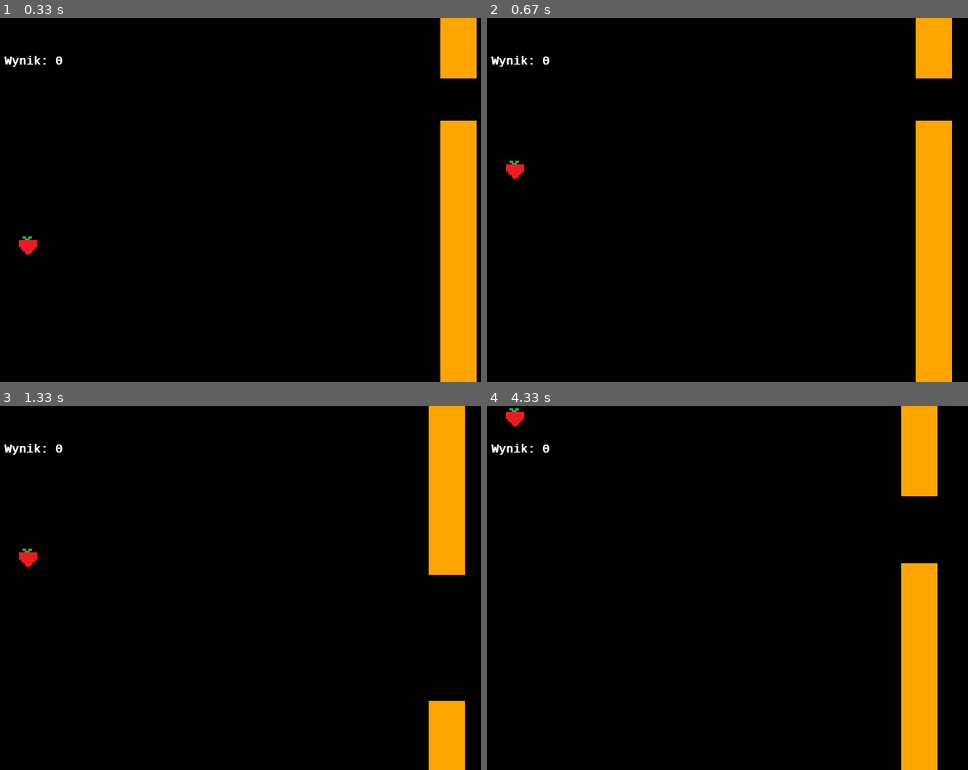
Above: before the commit, frames 1-4 (two rows, left to right).
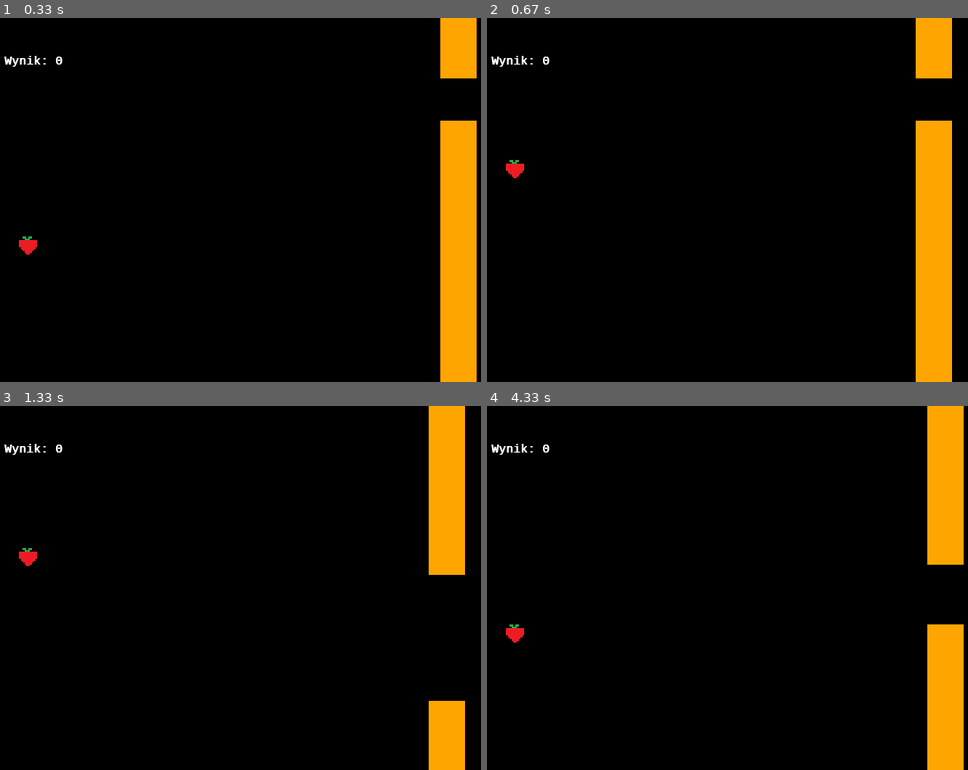
Above: after the commit, the same moments.

Repository: jedrus113/pygame
Game: pygame game, started from main.py
The game is run twice, just before and just after one commit, with the same random seed, the same clock (stepped at 60 frames per second) and the same inputs.
Inputs (mouse positions are in pixels of both pictures, inside the frame that each line leads up to):
- Up to frame 1 (0.33 s): no input
- Up to frame 2 (0.67 s): click (746, 200) at 0.38 s
- Up to frame 3 (1.33 s): click (259, 613) at 0.72 s; click (76, 533) at 1.05 s
- Up to frame 4 (4.33 s): click (958, 715) at 1.38 s; click (756, 464) at 1.72 s; click (717, 682) at 2.05 s; click (727, 526) at 2.38 s; click (664, 511) at 2.72 s; click (895, 555) at 3.05 s; click (924, 580) at 3.38 s; click (866, 522) at 3.72 s; click (578, 518) at 4.05 s

Frame 1 is identical in both runs. In frame 2, less than 0.1% of the frame differs, in the area x 3-8%, y 39-45%; in frame 3, less than 0.1%; in frame 4, 10%, in the area x 3-100%, y 0-100%.

Commit message:
reset unnesesary changes

Diff:
--- a/config.py
+++ b/config.py
@@ -3,11 +3,11 @@
 game_title = "Flying strawberry"
 screen_size = (800, 500)
 lock_fps = 60
-background = Color("Black")
+background = Color("black")
 pipes_color = Color("Orange")
 font_color = Color("White")
 
-gravity_vector = (0, 0.18)
+gravity_vector = (0, 0.17)
 jump_vector = (0, -8)
 init_pos = (70, 300)
 player_size = (25,25)
